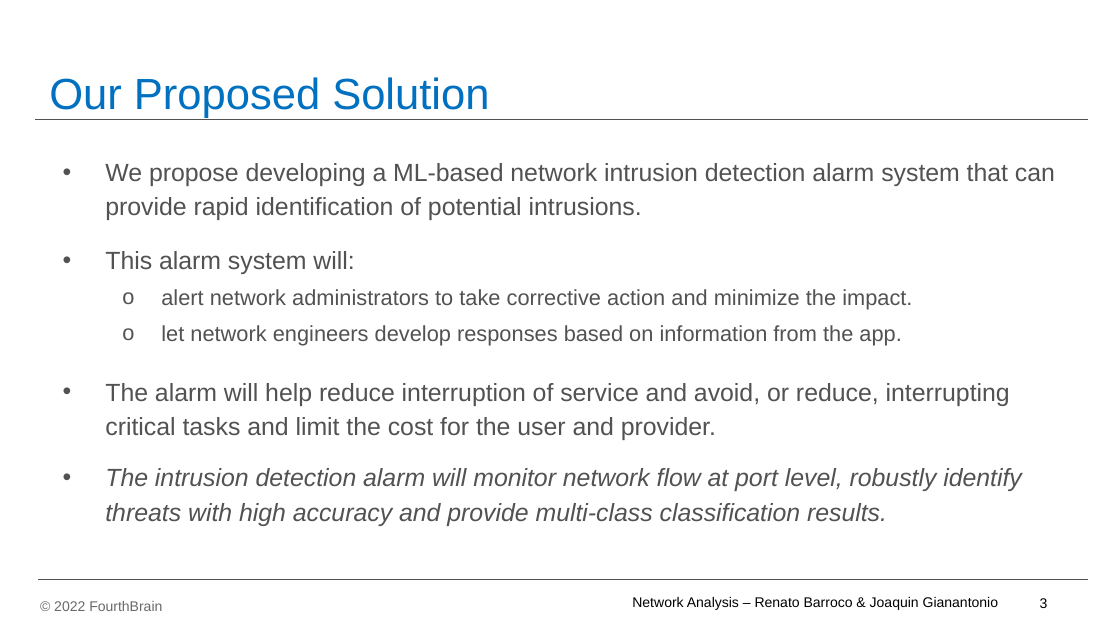
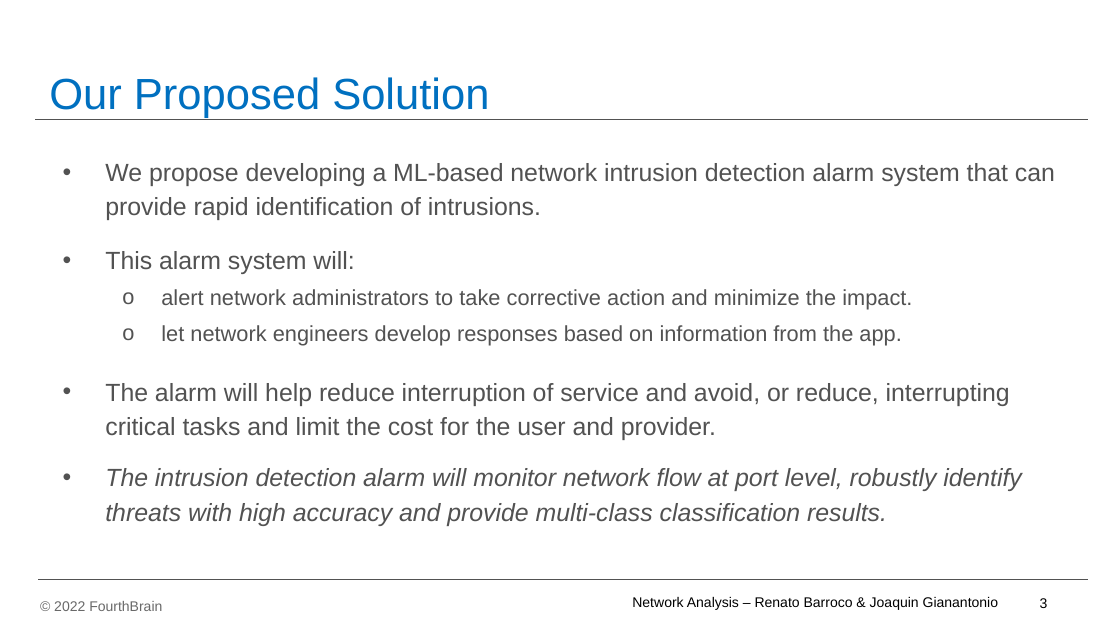
Before and after one commit to RBarroco/network-analytics-final, a slide deck: slide 4 of network-analytics-final/powerpoint/Network Analysis - MLE Capstone Presentation_v07.pptx. Drawn at 1120x630 pixels with LibreOffice and Linux fonts; fonts in the diff are those of the drawing; background and template pictures are left out. Boxes give left, top, right and bottom in pixels: in the first picture for what was removed or moved away, otherwise in the second. Text is boxed around its words. In the diff, an @@ line names an element or a change of style, - is before the commit and + after.

Commit message:
On branch jg-docker-01 Your branch is up to date with 'origin/jg-docker-01'.
Changes to be committed:
	new file:   network-analytics-final/notebooks/shap-lime-anaylisis.ipynb
	modified:   network-analytics-final/powerpoint/Network Analysis - MLE Capstone Presentation_v07.pptx
	modified:   network-analytics-final/powerpoint/excel-for-tables.xlsx
	deleted:    network-analytics-final/powerpoint/~$Network Analysis - MLE Capstone Presentation_v07.pptx

```diff
--- a/network-analytics-final/powerpoint/Network Analysis - MLE Capstone Presentation_v07.pptx
+++ b/network-analytics-final/powerpoint/Network Analysis - MLE Capstone Presentation_v07.pptx
@@ text at (105, 163, 1055, 220): text changed @@
-• We propose developing a ML-based network intrusion detection alarm system that can provide rapid identification of potential intrusions.
+• We propose developing a ML-based network intrusion detection alarm system that can provide rapid identification of intrusions.
```
Also in this commit, not shown: 2 other slides changed, 3 slides added, 3 other files.
